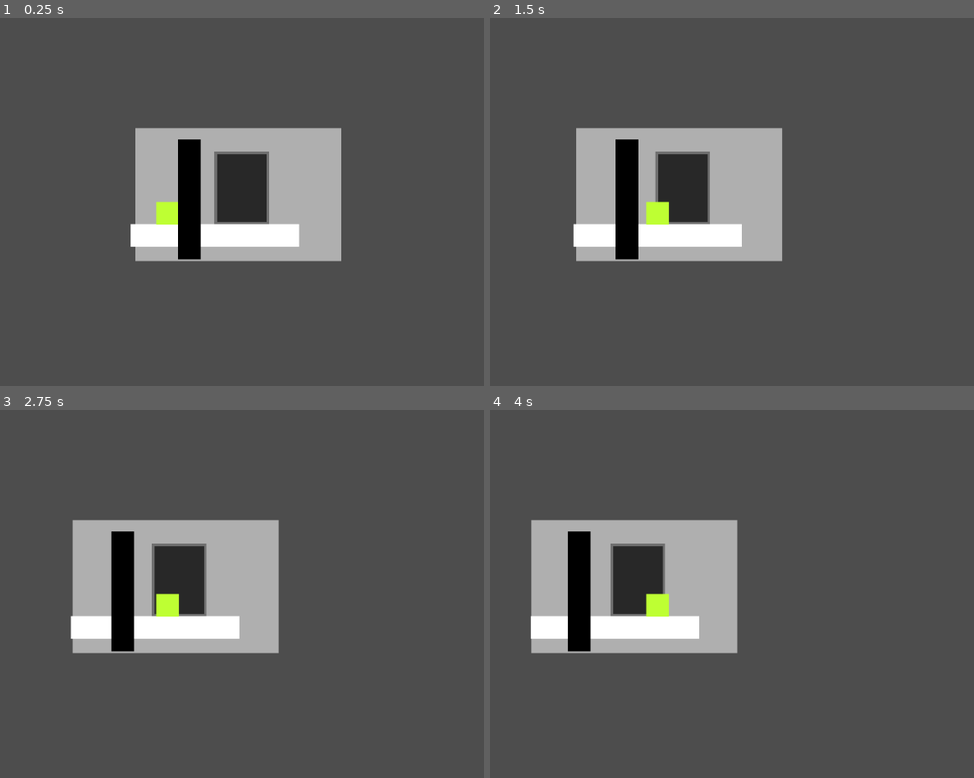
Above: before the commit, frames 1-4 (two rows, left to right).
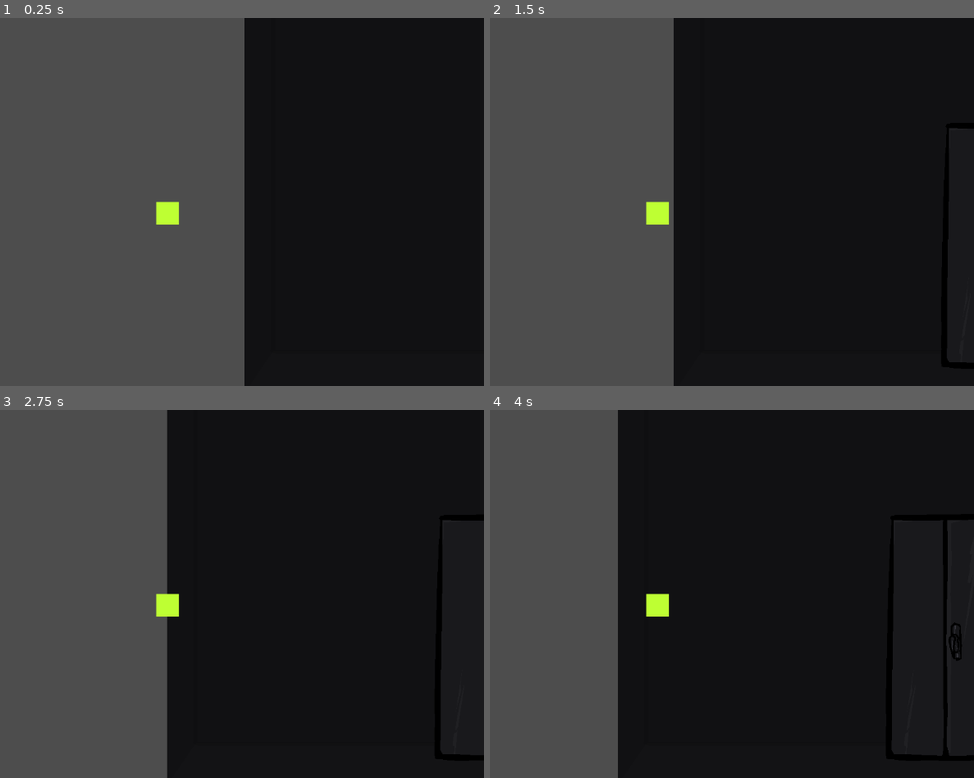
Above: after the commit, the same moments.

Repository: MortalSecond/526h-game
Game: Godot game, scene res://main.tscn
Two runs of this game, one before a commit and one after it. Both use one fixed random seed, a clock stepped at 60 frames per second and the inputs below.
Inputs:
- Up to frame 1 (0.25 s): no input
- Up to frame 2 (1.5 s): tap Enter at 0.5 s; hold Right (ui_right) 0.53-1.28 s; hold Left (ui_left) from 1.28 s (still down)
- Up to frame 3 (2.75 s): release Left (ui_left) at 2.03 s; hold Right (ui_right) from 2.03 s (still down)
- Up to frame 4 (4 s): release Right (ui_right) at 3.53 s; hold Left (ui_left) from 3.53 s (still down)

The runs differ from the first frame. In frame 1, 57% of the frame differs, in the area x 26-100%, y 0-100%; in frame 2, 68%; in frame 3, 71%; in frame 4, 78%, in the area x 8-100%, y 0-100%.

Commit message:
Small tweaks to parallax drift values and add test assets

Diff:
--- a/background_parallax.gd
+++ b/background_parallax.gd
@@ -14,8 +14,8 @@
 @export var room_center_x: float = 640.0
 
 # This multiplier controls how much each the layers drifts.
-@export var bg_parallax_strength: float = 0.05
-@export var fg_parallax_strength: float = 0.12
+@export var bg_parallax_strength: float = 0.3
+@export var fg_parallax_strength: float = 3
 
 func _process(_delta):
 	# If the player node doesn't exist yet (e.g. during editor preview),
--- a/main.tscn
+++ b/main.tscn
@@ -2,6 +2,10 @@
 
 [ext_resource type="Script" uid="uid://b2t1nyheaierc" path="res://background_parallax.gd" id="1_0xm2m"]
 [ext_resource type="PackedScene" uid="uid://bhiexaw0mtji4" path="res://player.tscn" id="1_ig7tw"]
+[ext_resource type="Texture2D" uid="uid://d12bko4xm4qgn" path="res://assets/sprites/backgrounds/alone/aloneBackground.png" id="2_7mycd"]
+[ext_resource type="Texture2D" uid="uid://dxpv4mo836gk5" path="res://assets/sprites/objects/cabinet/cabinet.png" id="3_272bh"]
+[ext_resource type="Texture2D" uid="uid://bw3dniwgqkxxs" path="res://assets/sprites/objects/cabinet/cabinetDoor.png" id="4_5vw27"]
+[ext_resource type="Texture2D" uid="uid://b5oc7la1qrvqu" path="res://assets/sprites/foreground/alone/aloneForeground.png" id="6_kek77"]
 
 [node name="Node2D" type="Node2D" unique_id=921852018]
 script = ExtResource("1_0xm2m")
@@ -10,54 +14,32 @@
 
 [node name="far_background" type="Node2D" parent="Background" unique_id=336979707]
 
-[node name="ColorRect" type="ColorRect" parent="Background/far_background" unique_id=1592407919]
-offset_left = -72.0
-offset_top = -65.0
-offset_right = 290.0
-offset_bottom = 169.0
-color = Color(0.6872149, 0.68721503, 0.6872149, 1)
-metadata/_edit_use_anchors_ = true
+[node name="Sprite2D" type="Sprite2D" parent="Background/far_background" unique_id=418313667]
+texture = ExtResource("2_7mycd")
+metadata/_edit_group_ = true
 
 [node name="mid_background" type="Node2D" parent="Background" unique_id=1282647516]
+position = Vector2(-83, 131)
 
-[node name="ColorRect2" type="ColorRect" parent="Background/mid_background" unique_id=176903323]
-offset_left = 67.0
-offset_top = -24.0
-offset_right = 163.0
-offset_bottom = 104.0
-color = Color(0.4351923, 0.43519226, 0.43519226, 1)
-metadata/_edit_use_anchors_ = true
+[node name="Sprite2D" type="Sprite2D" parent="Background/mid_background" unique_id=579751858]
+texture = ExtResource("3_272bh")
 
 [node name="front_background" type="Node2D" parent="Background" unique_id=485365368]
+position = Vector2(-83, 131)
 
-[node name="ColorRect3" type="ColorRect" parent="Background/front_background" unique_id=1599387771]
-offset_left = 72.0
-offset_top = -19.0
-offset_right = 159.0
-offset_bottom = 100.0
-color = Color(0.15574738, 0.1557474, 0.15574738, 1)
+[node name="Sprite2D" type="Sprite2D" parent="Background/front_background" unique_id=559888387]
+position = Vector2(-23, 2)
+texture = ExtResource("4_5vw27")
 
 [node name="Midground" type="Node2D" parent="." unique_id=1215590172]
 z_index = 5
 
-[node name="StaticBody2D" type="StaticBody2D" parent="Midground" unique_id=1597371284]
-
-[node name="ColorRect" type="ColorRect" parent="Midground/StaticBody2D" unique_id=1569432980]
-offset_left = -48.0
-offset_top = 104.0
-offset_right = 248.0
-offset_bottom = 144.0
-metadata/_edit_use_anchors_ = true
-
 [node name="Player" parent="Midground" unique_id=1586232719 instance=ExtResource("1_ig7tw")]
-position = Vector2(-3, 65)
+position = Vector2(-497, 55)
 
 [node name="Foreground" type="Node2D" parent="." unique_id=1872572403]
 z_index = 10
 
-[node name="ColorRect" type="ColorRect" parent="Foreground" unique_id=1602456000]
-offset_left = -42.0
-offset_top = -45.0
-offset_right = -2.0
-offset_bottom = 166.0
-color = Color(0, 0, 0, 1)
+[node name="Sprite2D" type="Sprite2D" parent="Foreground" unique_id=929972721]
+position = Vector2(-352, 217)
+texture = ExtResource("6_kek77")
--- a/project.godot
+++ b/project.godot
@@ -29,6 +29,7 @@
 
 [rendering]
 
+textures/canvas_textures/default_texture_filter=0
 rendering_device/driver.windows="d3d12"
 renderer/rendering_method="gl_compatibility"
 renderer/rendering_method.mobile="gl_compatibility"
Binary file added: assets/sprites/backgrounds/alone/aloneBackground.png
Not shown, added: assets/sprites/backgrounds/alone/aloneBackground.png.import
Binary file added: assets/sprites/foreground/alone/aloneForeground.png
Not shown, added: assets/sprites/foreground/alone/aloneForeground.png.import
Binary file added: assets/sprites/objects/cabinet/cabinet.png
Not shown, added: assets/sprites/objects/cabinet/cabinet.png.import
Binary file added: assets/sprites/objects/cabinet/cabinetDoor.png
Not shown, added: assets/sprites/objects/cabinet/cabinetDoor.png.import
